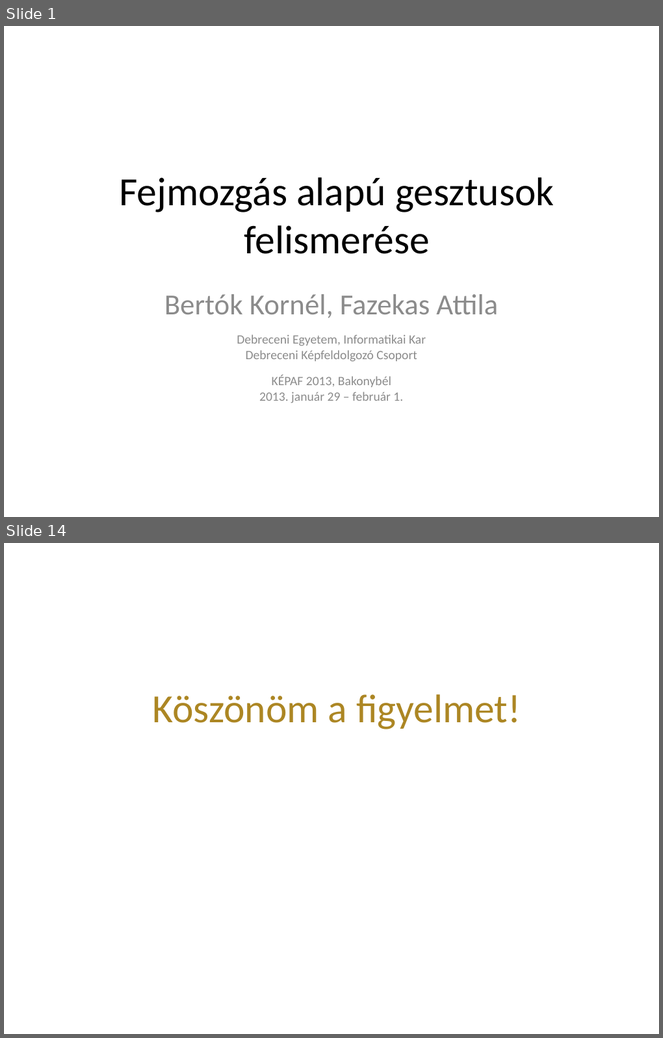
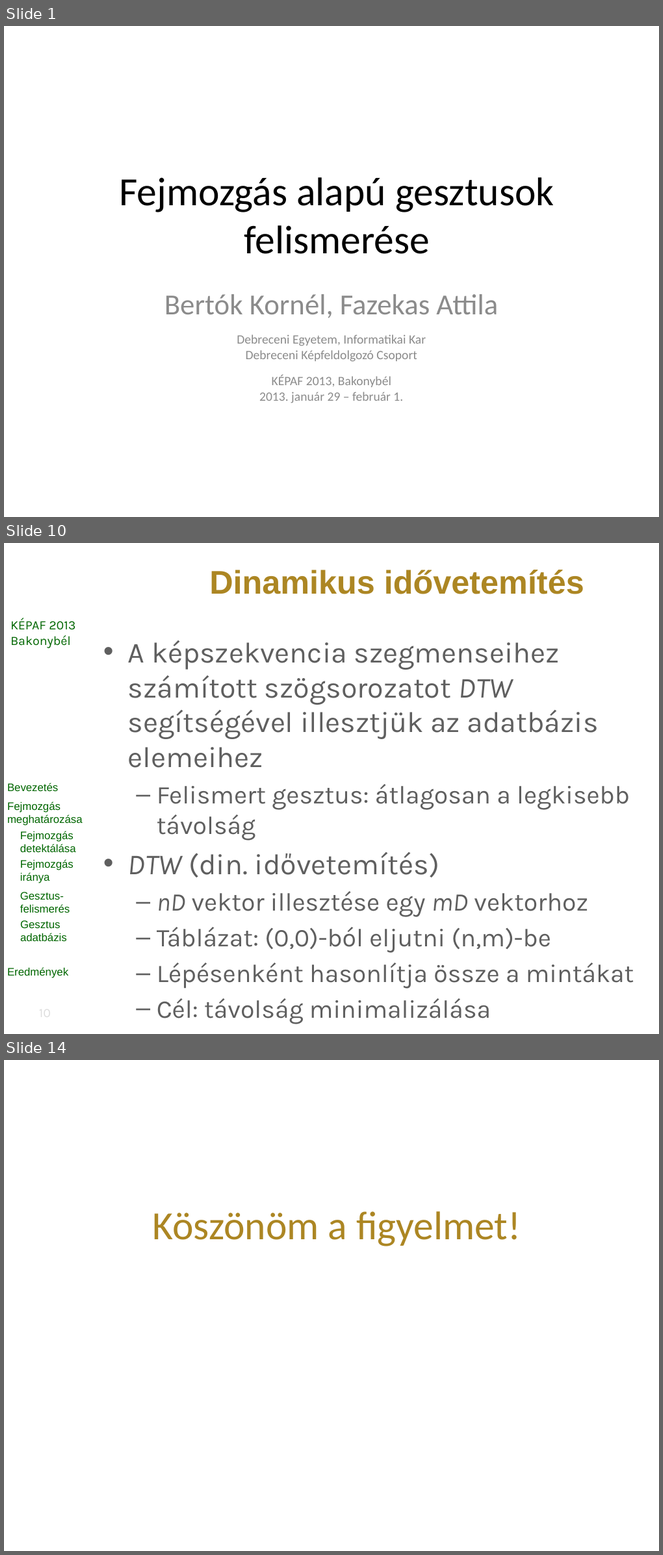
Before and after one commit to vohoaiviet/face-gesture-api, a slide deck: HeadMovement/research/kepaf/ppt/bertok.kornel.kepaf.2013.pptx. Shown one above the other, each under a label of ours: slides 1 and 14 before the commit, slides 1, 10 and 14 after it; the slides between them are not shown. The pictures are 663x1038 and 663x1555 pixels, drawn with LibreOffice and Linux fonts; fonts in the diff are those of the drawing; background and template pictures are left out. Boxes give left, top, right and bottom in pixels: in the first picture for what was removed or moved away, otherwise in the second. Text is boxed around its words. In the diff, an @@ line names an element or a change of style, - is before the commit and + after.

```diff
--- a/HeadMovement/research/kepaf/ppt/bertok.kornel.kepaf.2013.pptx
+++ b/HeadMovement/research/kepaf/ppt/bertok.kornel.kepaf.2013.pptx
@@ slide 10 added at box(4, 543, 659, 1034), background picture (left out) @@
@@ title added at box(209, 570, 584, 594), 36 pt, text #AC8623, bold @@
+Dinamikus idővetemítés
@@ text added at box(10, 618, 76, 648), 14 pt, text #006600 @@
+KÉPAF 2013
+Bakonybél
@@ text added at box(128, 641, 634, 1025), 28 pt, text #5F5F5F @@
+• A képszekvencia szegmenseihez számított szögsorozatot DTW segítségével illesztjük az adatbázis elemeihez
+  – Felismert gesztus: átlagosan a legkisebb távolság
+• DTW (din. idővetemítés)
+  – nD vektor illesztése egy mD vektorhoz
+  – Táblázat: (0,0)-ból eljutni (n,m)-be
+  – Lépésenként hasonlítja össze a mintákat
+  – Cél: távolság minimalizálása
@@ text added at box(7, 783, 83, 979), 12 pt, text #006600 @@
+Bevezetés
+Fejmozgás meghatározása
+Fejmozgás detektálása
+Fejmozgás iránya
+Gesztus-felismerés
+Gesztus adatbázis
+DTW
+Eredmények
@@ page number added at box(15, 1002, 76, 1025), 14 pt, text #DDDDDD @@
+10
```
Also in this commit, not shown: 8 slides changed, 3 other slides added, 4 slides removed.
